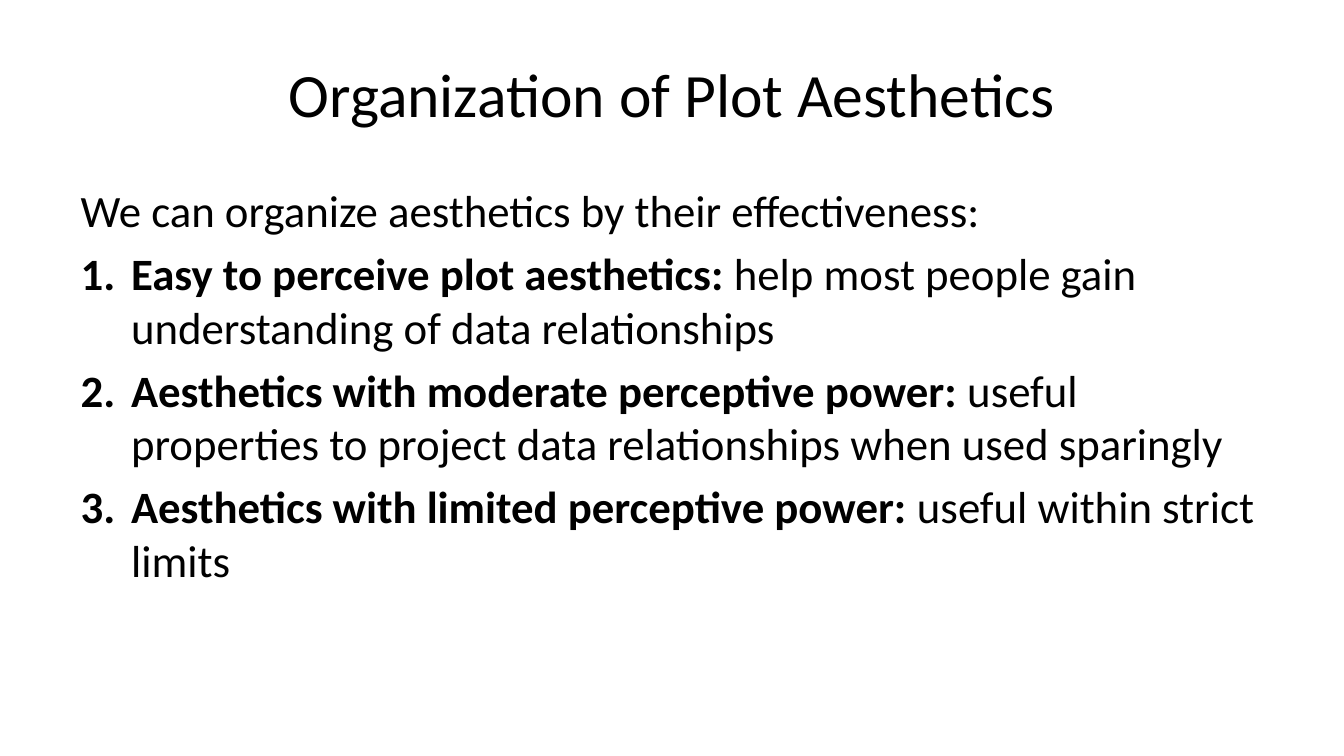
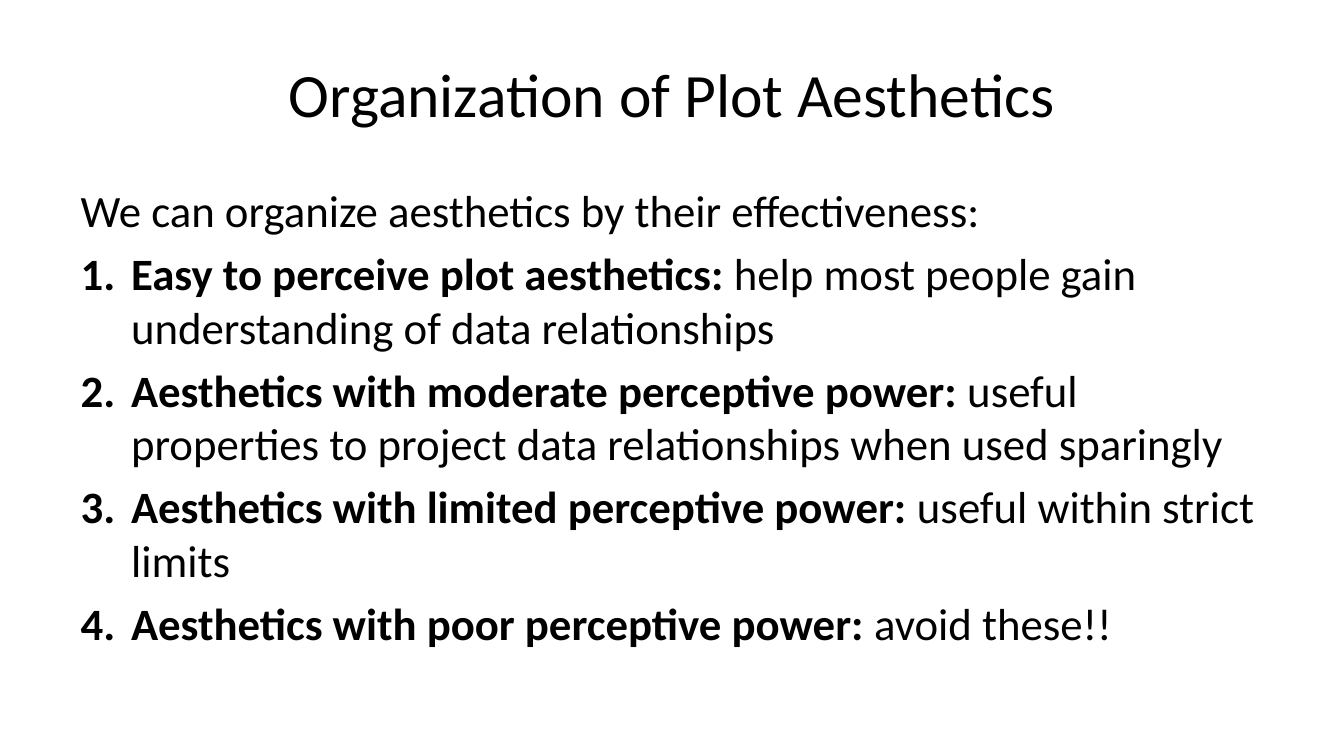
Before and after one commit to StephenElston/CSCI-E-83, a slide deck: slide 37 of LectureSlides/01_PreceptionForScientificVisualization.pptx. Drawn at 1344x756 pixels with LibreOffice and Linux fonts; fonts in the diff are those of the drawing. Boxes give left, top, right and bottom in pixels: in the first picture for what was removed or moved away, otherwise in the second. Text is boxed around its words. In the diff, an @@ line names an element or a change of style, - is before the commit and + after.

```diff
--- a/LectureSlides/01_PreceptionForScientificVisualization.pptx
+++ b/LectureSlides/01_PreceptionForScientificVisualization.pptx
@@ text at (131,608,1112,647): paragraph added @@
+4. Aesthetics with poor perceptive power: avoid these!!
```
Also in this commit, not shown: 14 other slides changed, 1 slide added, 1 slide removed.
